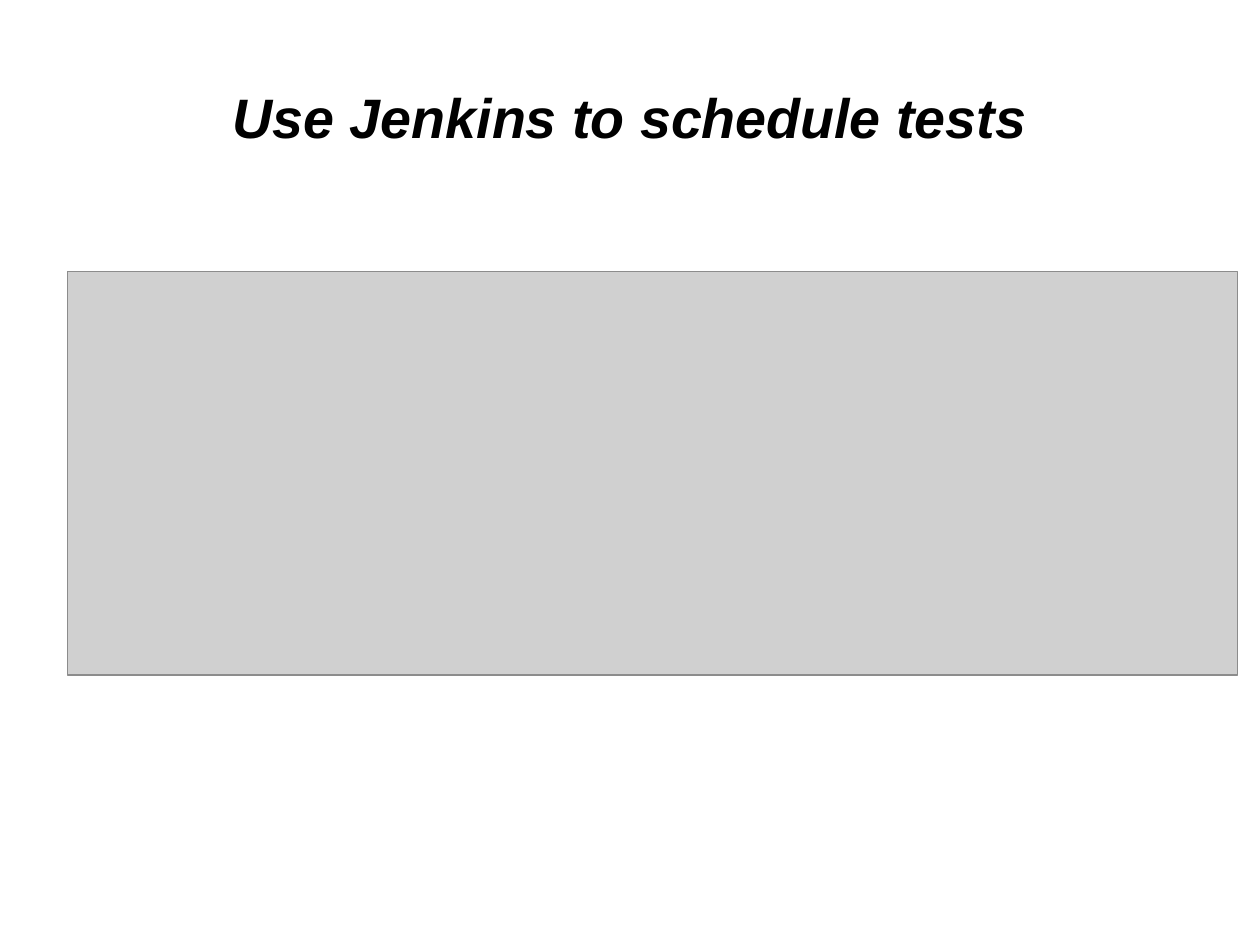
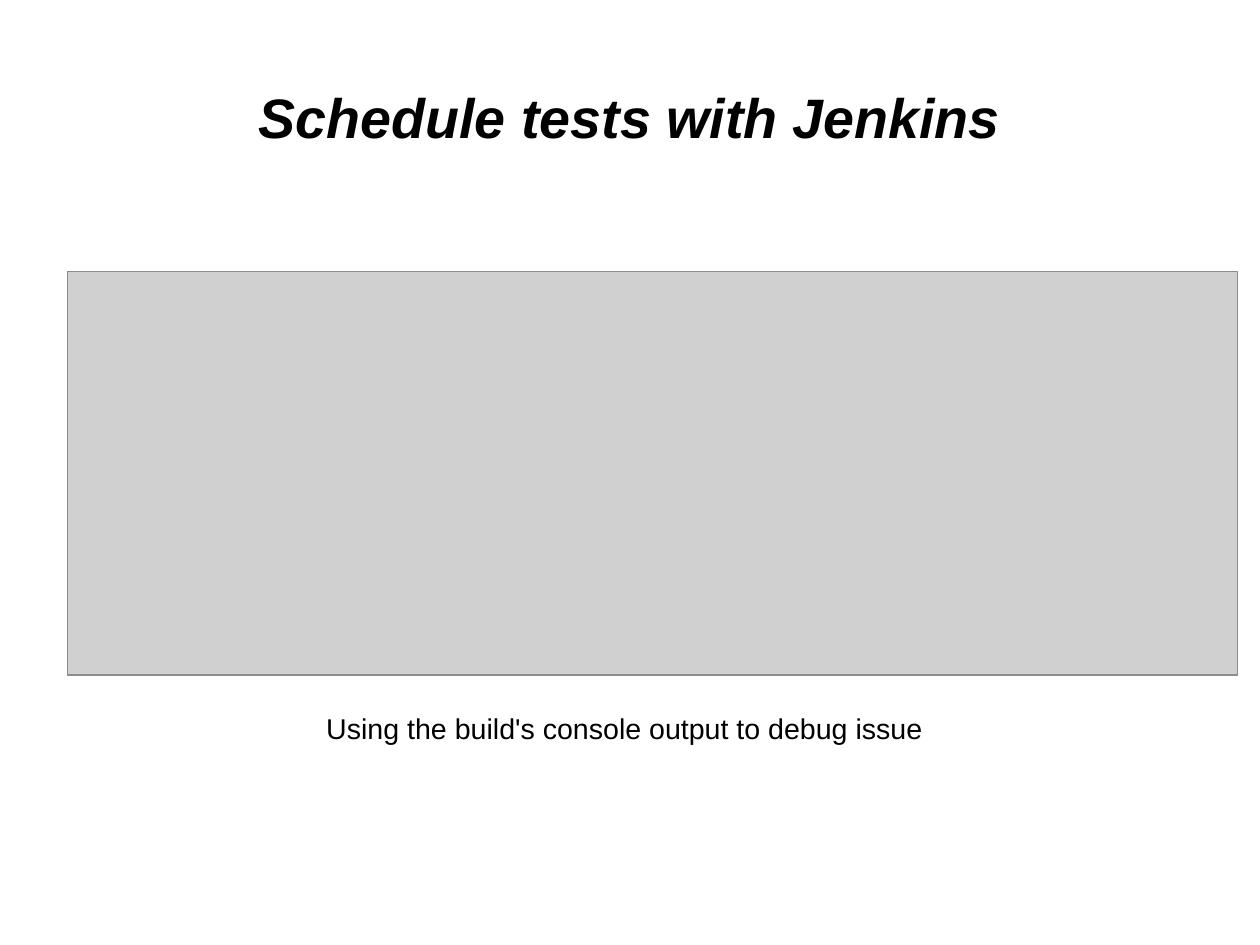
Before and after one commit to kirol/selenium, a slide deck: slide 28 of Selenium & Testops.odp. Drawn at 1260x945 pixels with LibreOffice and Linux fonts; fonts in the diff are those of the drawing; grey boxes stand for pictures. Boxes give left, top, right and bottom in pixels: in the first picture for what was removed or moved away, otherwise in the second. Text is boxed around its words. In the diff, an @@ line names an element or a change of style, - is before the commit and + after.

```diff
--- a/Selenium & Testops.odp
+++ b/Selenium & Testops.odp
@@ title at bbox=[259, 97, 1000, 139]: text changed @@
-Use Jenkins to schedule tests
+Schedule tests with Jenkins
@@ text added at bbox=[326, 718, 923, 744], 18 pt, text #000000 @@
+Using the build's console output to debug issue
```
Also in this commit, not shown: 22 other slides changed, 15 slides added, 8 slides removed, 1 other file.
